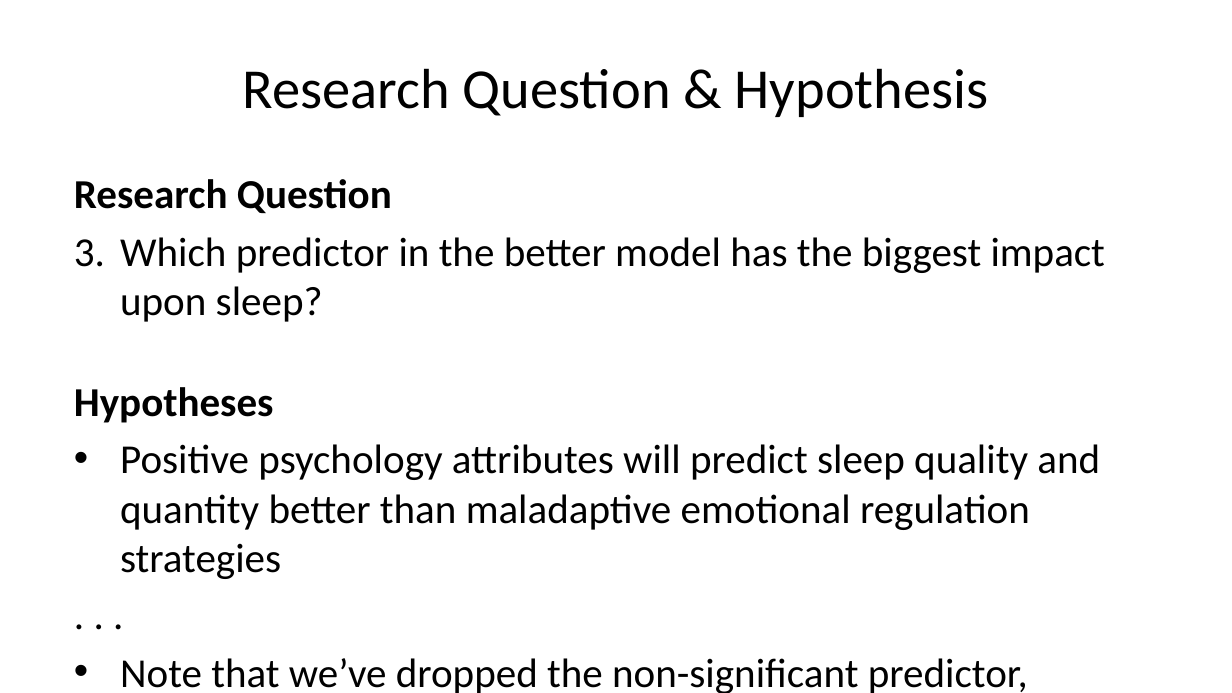
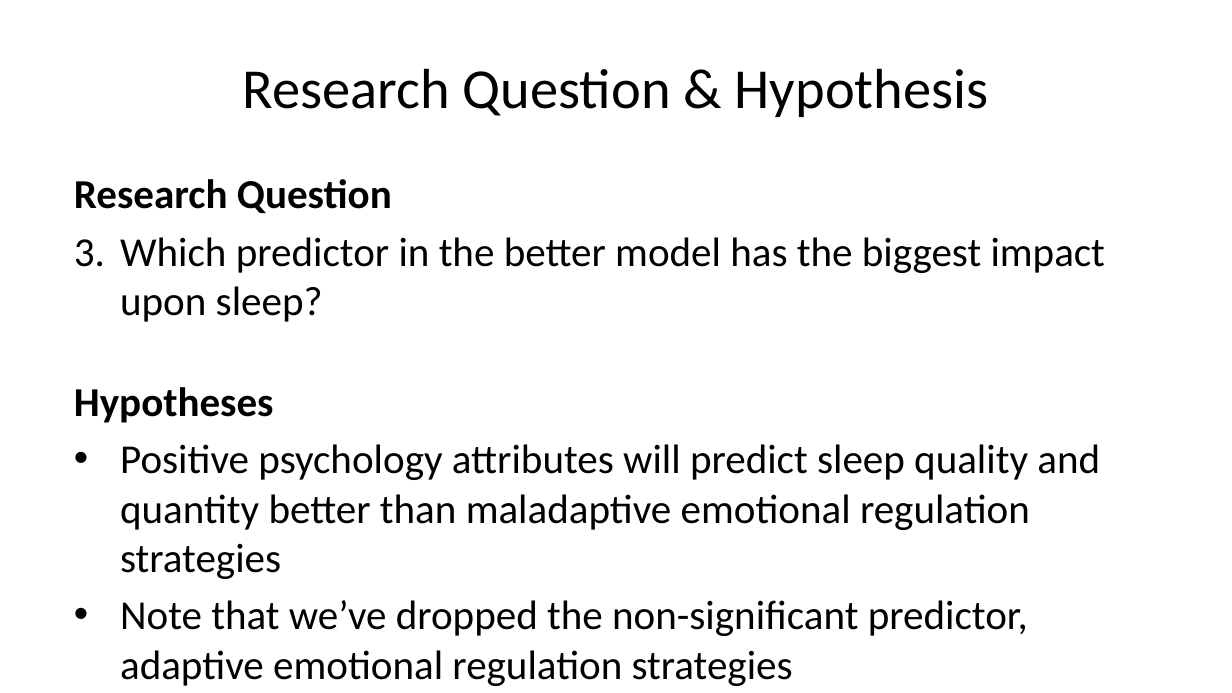
Before and after one commit to SussexPsychMethods/and_lectures, a slide deck: slide 39 of 2024/lecture_10.pptx. Drawn at 1232x693 pixels with LibreOffice and Linux fonts; fonts in the diff are those of the drawing. Boxes give left, top, right and bottom in pixels: in the first picture for what was removed or moved away, otherwise in the second. Text is boxed around its words. In the diff, an @@ line names an element or a change of style, - is before the commit and + after.

```diff
--- a/2024/lecture_10.pptx
+++ b/2024/lecture_10.pptx
@@ text at [74,179,1105,686]: paragraph removed @@
-. . .
```
Also in this commit, not shown: 1 other slide changed, 1 other file.
